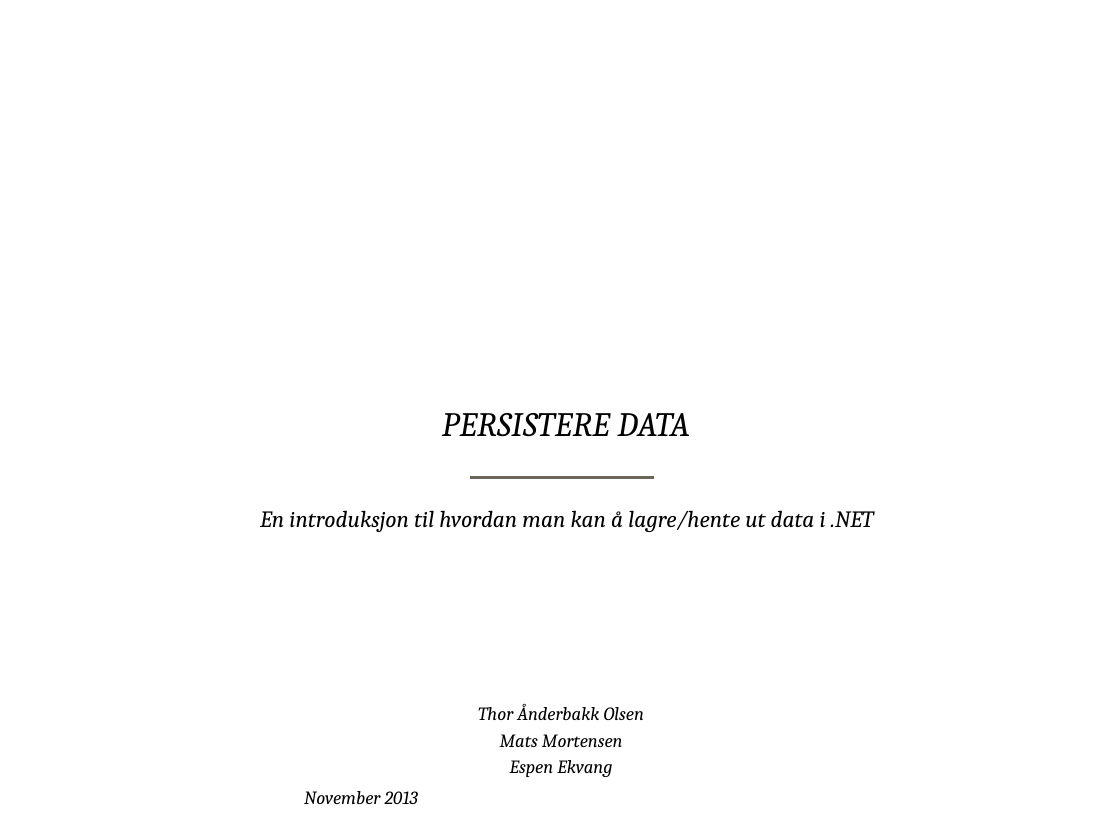
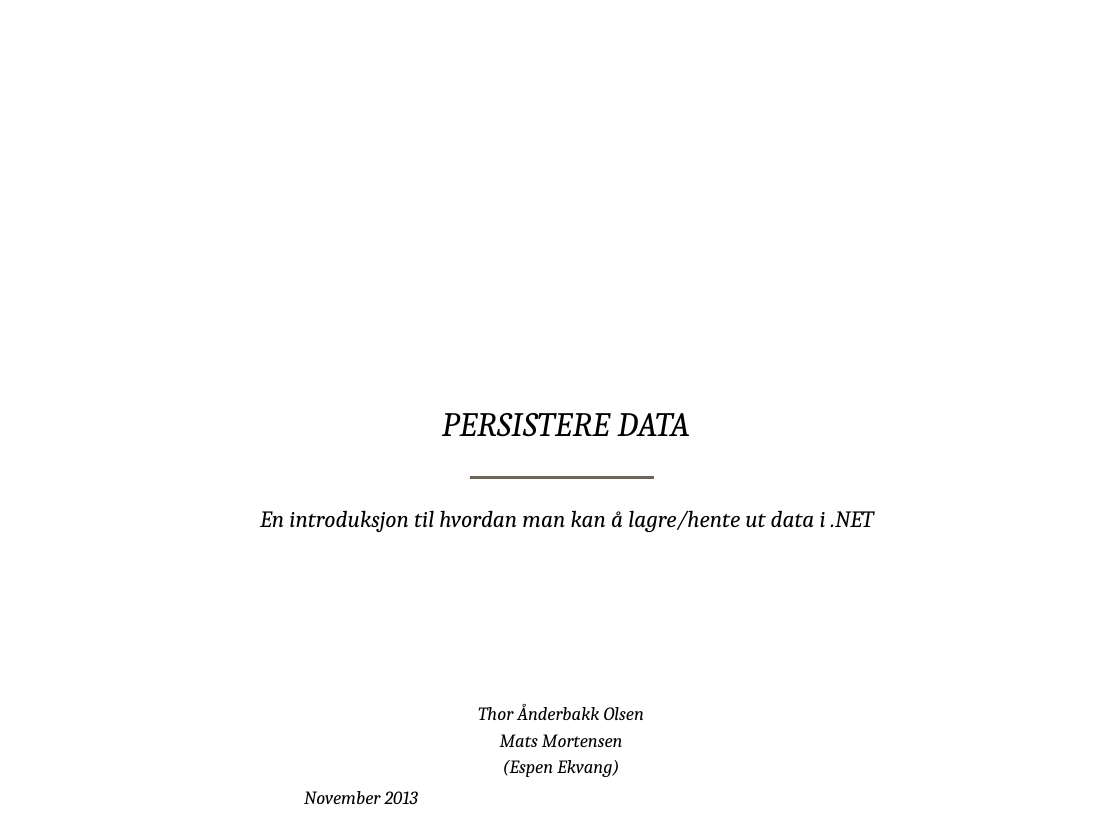
Before and after one commit to bekk/dotnetkurs, a slide deck: slide 1 of persistingData/persistingData.pptx. Drawn at 1120x840 pixels with LibreOffice and Linux fonts; fonts in the diff are those of the drawing; background and template pictures are left out. Boxes give left, top, right and bottom in pixels: in the first picture for what was removed or moved away, otherwise in the second. Text is boxed around its words. In the diff, an @@ line names an element or a change of style, - is before the commit and + after.

```diff
--- a/persistingData/persistingData.pptx
+++ b/persistingData/persistingData.pptx
@@ text at (478, 704, 644, 777): text changed @@
-Thor Ånderbakk Olsen
-Mats Mortensen
-Espen Ekvang
+Thor Ånderbakk Olsen
+Mats Mortensen
+(Espen Ekvang)
```
Also in this commit, not shown: 5 other slides changed, 11 other files.
